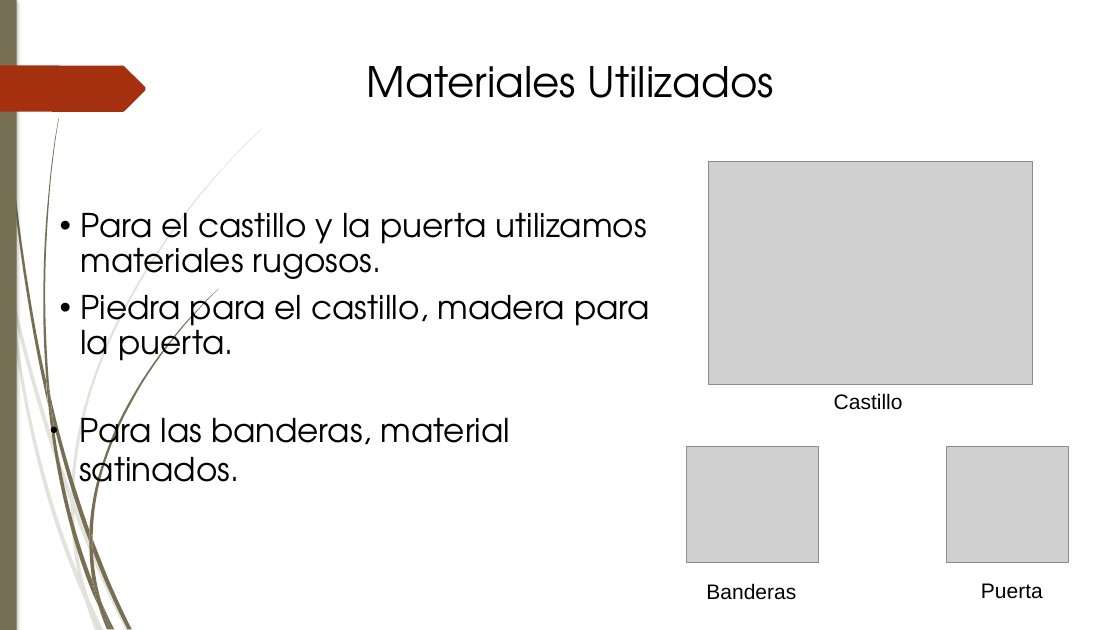
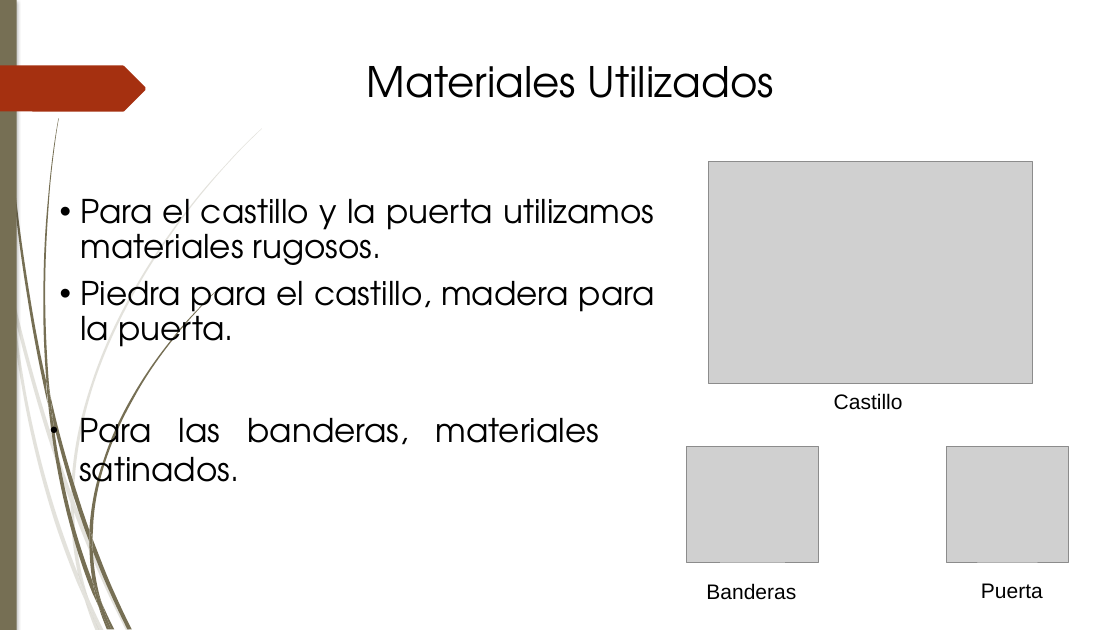
Before and after one commit to Barbmatt/Proyecto2, a slide deck: slide 12 of Presentación/Presentacion Proyecto 2.pptx. Drawn at 1120x630 pixels with LibreOffice and Linux fonts; fonts in the diff are those of the drawing; grey boxes stand for pictures. Boxes give left, top, right and bottom in pixels: in the first picture for what was removed or moved away, otherwise in the second. Text is boxed around its words. In the diff, an @@ line names an element or a change of style, - is before the commit and + after.

```diff
--- a/Presentación/Presentacion Proyecto 2.pptx
+++ b/Presentación/Presentacion Proyecto 2.pptx
@@ text "Para el castillo y la ..." at box(80, 199, 655, 356): alignment left to justified @@
@@ outline redrawn in 5 elements at box(12, 290, 71, 503), box(9, 294, 85, 600), box(71, 129, 262, 501), box(43, 118, 59, 397), box(89, 289, 218, 539) @@
@@ text at box(79, 408, 599, 497): text changed @@
-● Para las banderas, material satinados.
+● Para las banderas, materiales satinados.
```
Also in this commit, not shown: 14 other slides changed, 1 slide added, 1 slide removed, 2 other files.
